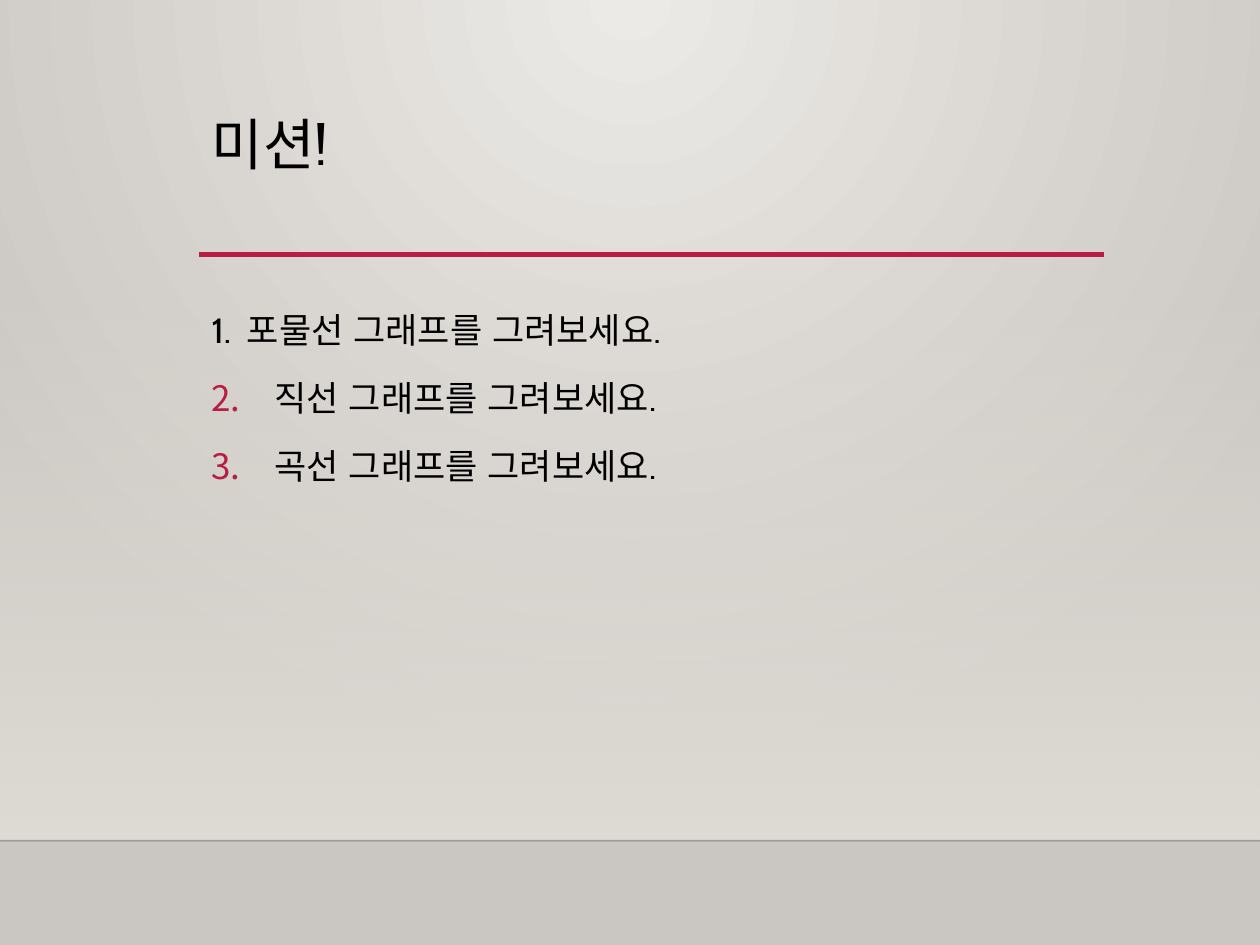
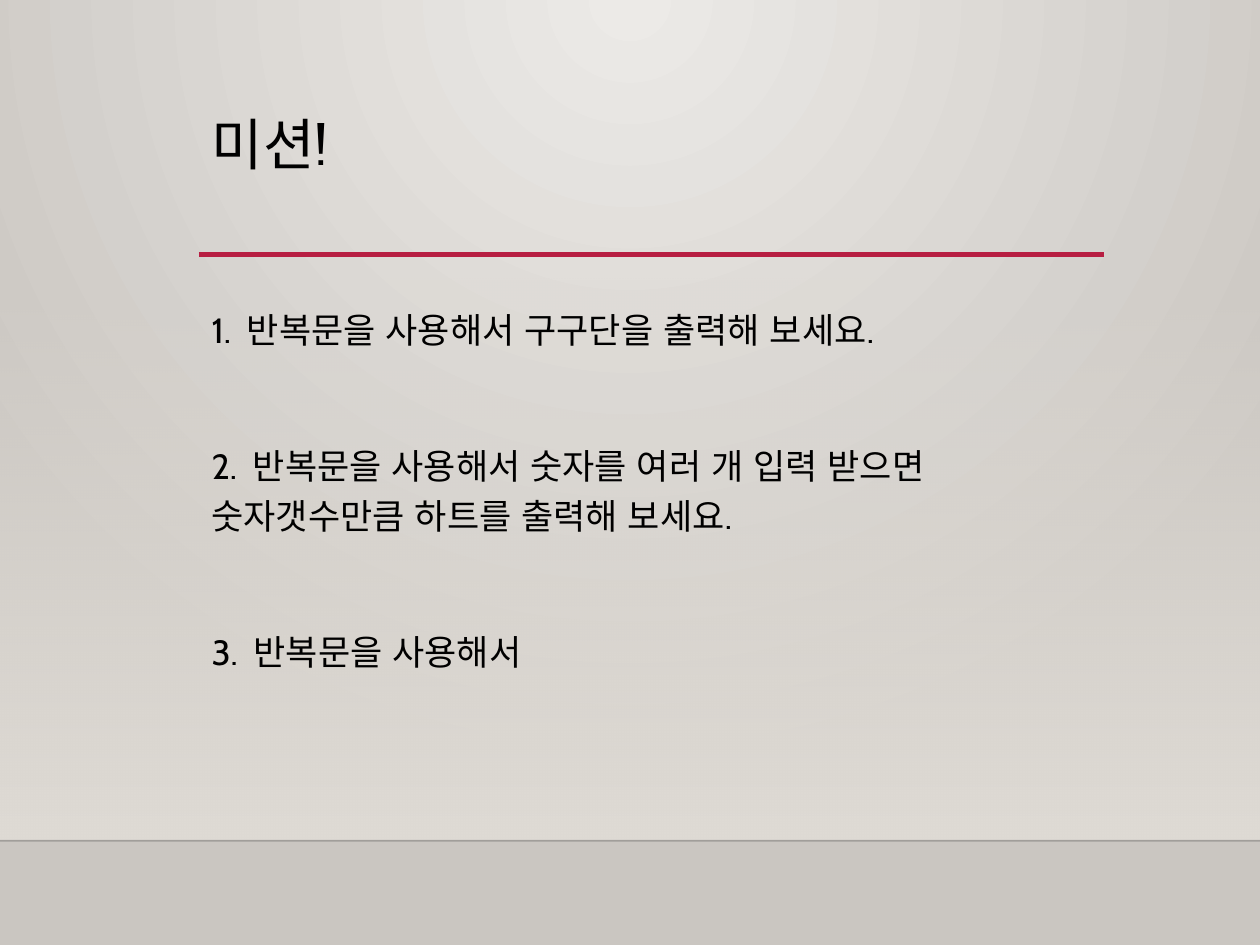
Before and after one commit to freshmea/weizman_python_class, a slide deck: slide 5 of textbook/파이썬3-2교시.pptx (slide 9 before the commit). Drawn at 1260x945 pixels with LibreOffice and Linux fonts; fonts in the diff are those of the drawing; background and template pictures are left out. Boxes give left, top, right and bottom in pixels: in the first picture for what was removed or moved away, otherwise in the second. Text is boxed around its words. In the diff, an @@ line names an element or a change of style, - is before the commit and + after.

```diff
--- a/textbook/파이썬3-2교시.pptx
+++ b/textbook/파이썬3-2교시.pptx
@@ text at box(212, 314, 925, 668): text changed @@
-1. 포물선 그래프를 그려보세요.
-2. 직선 그래프를 그려보세요.
-3. 곡선 그래프를 그려보세요.
+1. 반복문을 사용해서 구구단을 출력해 보세요.
+2. 반복문을 사용해서 숫자를 여러 개 입력 받으면 숫자갯수만큼 하트를 출력해 보세요.
+3. 반복문을 사용해서
```
Also in this commit, not shown: 3 other slides changed, 1 slide added, 5 slides removed.
